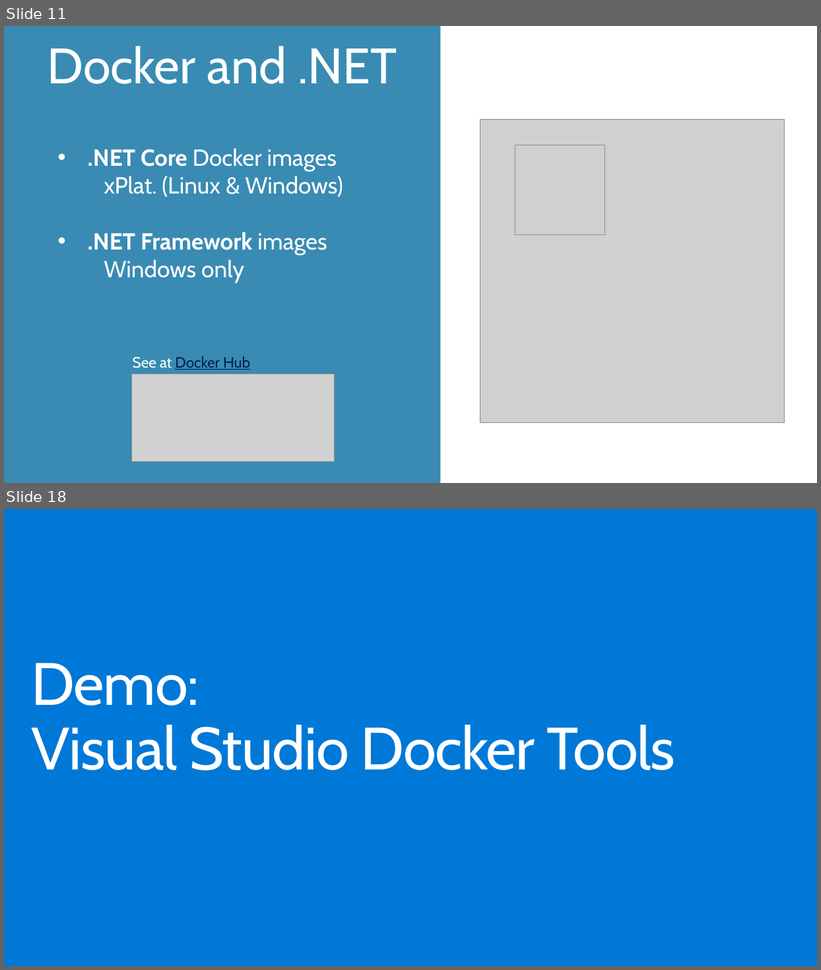
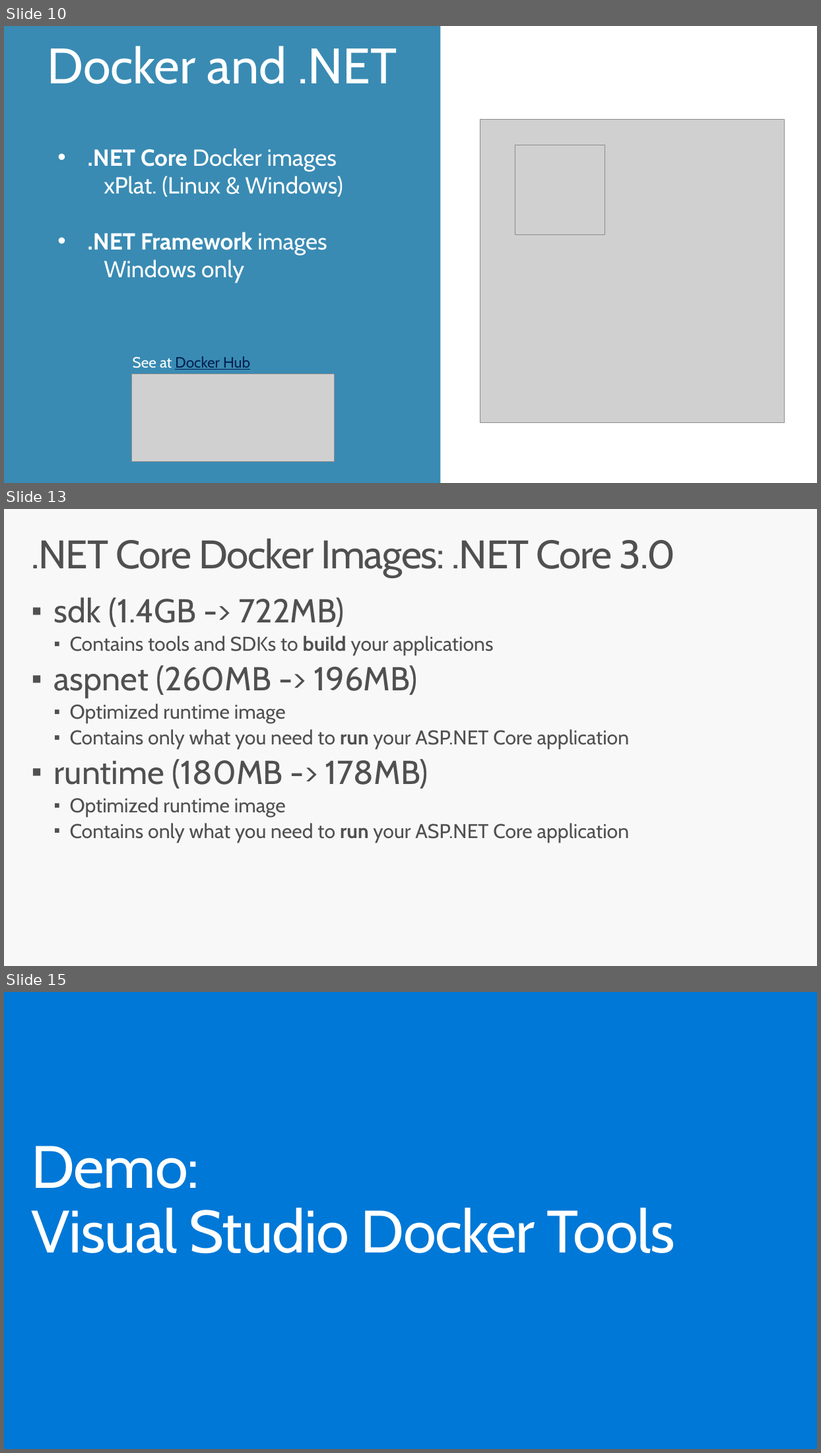
Before and after one commit to dotnet-presentations/dotnetcore-workshop, a slide deck: NET-Core-Containers/netcore-containers.pptx. Shown one above the other, each under a label of ours: slides 11 and 18 before the commit, slides 10, 13 and 15 after it; the slides between them are not shown. The pictures are 821x970 and 821x1453 pixels, drawn with LibreOffice and Linux fonts; fonts in the diff are those of the drawing; grey boxes stand for pictures; background and template pictures are left out. Boxes give left, top, right and bottom in pixels: in the first picture for what was removed or moved away, otherwise in the second. Text is boxed around its words. In the diff, an @@ line names an element or a change of style, - is before the commit and + after.

```diff
--- a/NET-Core-Containers/netcore-containers.pptx
+++ b/NET-Core-Containers/netcore-containers.pptx
@@ slide 13 added at (4,509,817,966), background #F8F8F8 @@
@@ title added at (32,538,676,577), 48 pt, text #505050 @@
+.NET Core Docker Images: .NET Core 3.0
@@ text added at (54,597,630,843), 24 pt, text #505050 @@
+▪ sdk (1.4GB -> 722MB)
+  ▪ Contains tools and SDKs to build your applications
+▪ aspnet (260MB -> 196MB)
+  ▪ Optimized runtime image
+  ▪ Contains only what you need to run your ASP.NET Core application
+▪ runtime (180MB -> 178MB)
+  ▪ Optimized runtime image
+  ▪ Contains only what you need to run your ASP.NET Core application
@@ what was slide 11 is now slide 10 @@
@@ what was slide 18 is now slide 15 @@
```
Also in this commit, not shown: 2 slides changed, 1 other slide added, 5 slides removed.
